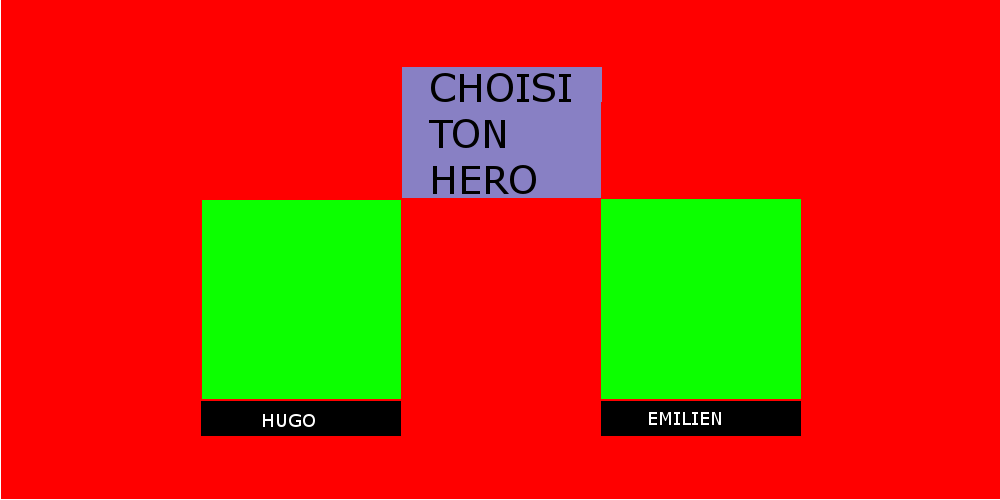
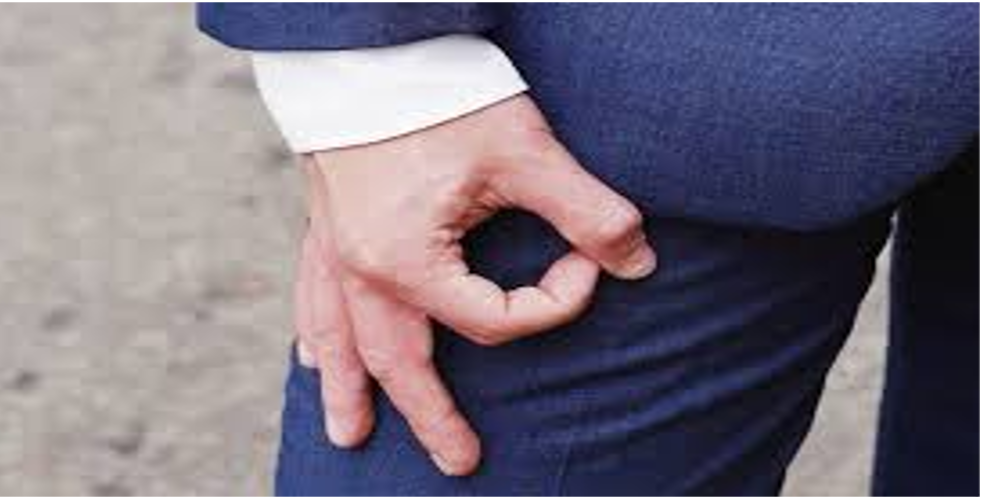
Layers edited between the first and the second 1000x500 image:
added layer "Calque Copié" above "EMILIEN" over <box>0,2,980,497</box>
moved "EMILIEN" above "CHOISI TON HERO", painted on it over <box>647,407,723,429</box>
painted on "CHOISI TON HERO" over <box>429,73,571,194</box>
painted on "HUGO" over <box>263,414,315,427</box>
painted on "Arrière-plan" over <box>1,0,1000,499</box>
